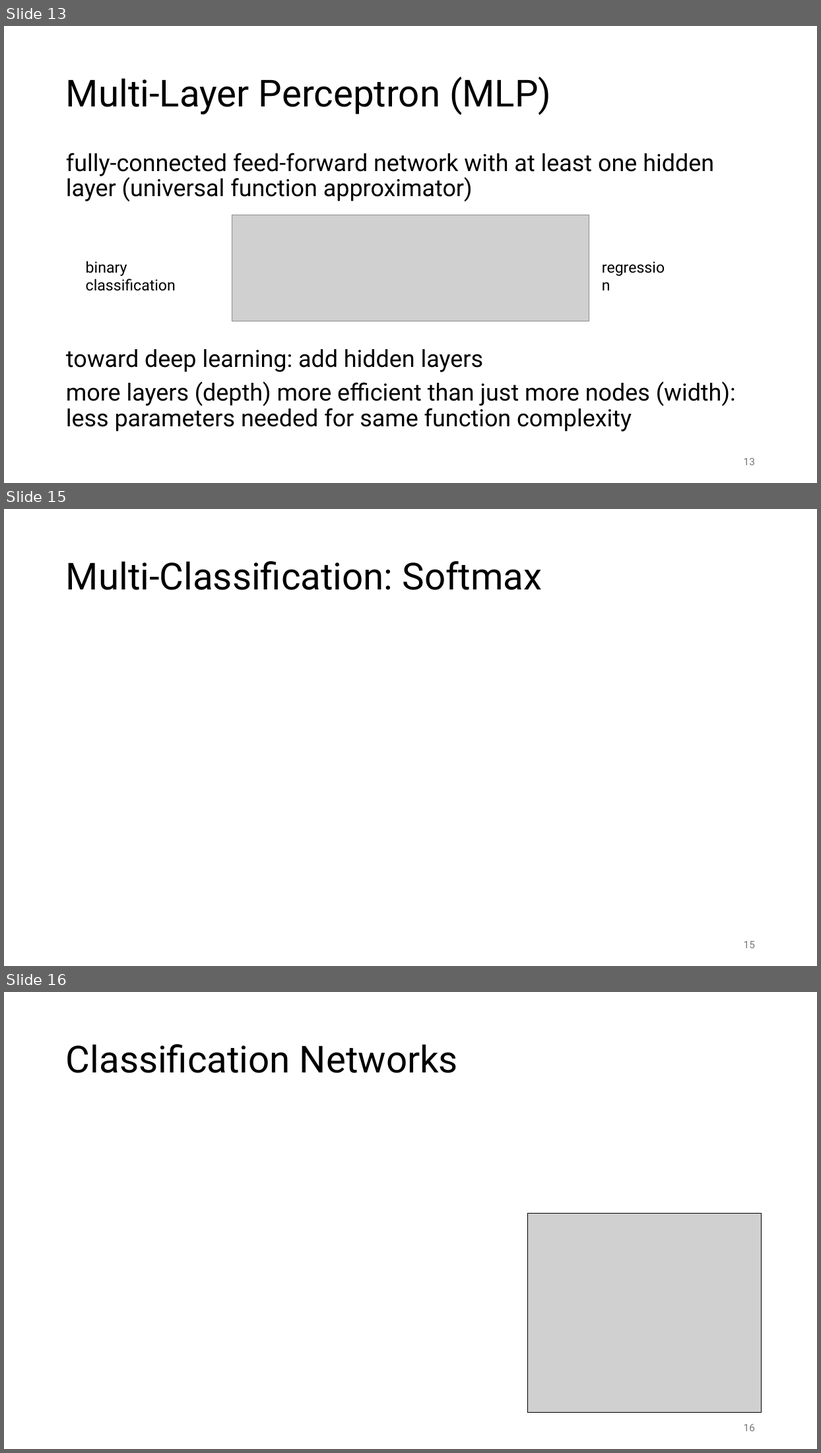
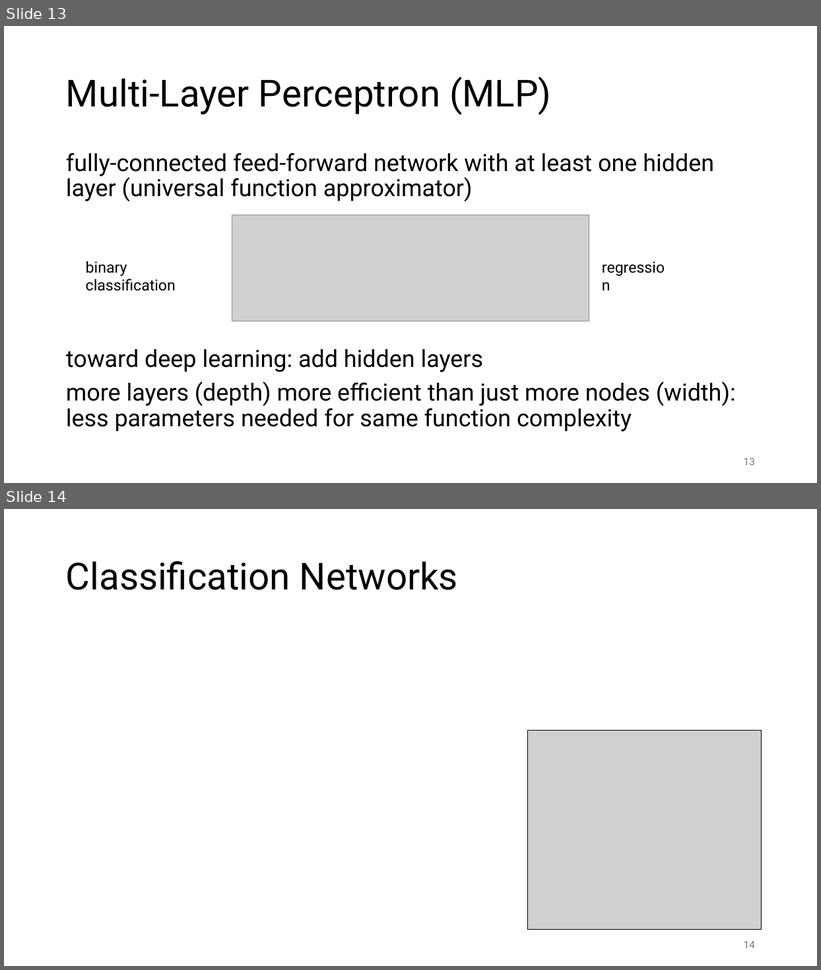
Before and after one commit to FelixWick/AI_fundamentals, a slide deck: slides/2_Deep_Learning.pptx. Shown one above the other, each under a label of ours: slides 13, 15 and 16 before the commit, slides 13 and 14 after it; the slides between them are not shown. The pictures are 821x1453 and 821x970 pixels, drawn with LibreOffice and Linux fonts; fonts in the diff are those of the drawing; grey boxes stand for pictures. Boxes give left, top, right and bottom in pixels: in the first picture for what was removed or moved away, otherwise in the second. Text is boxed around its words. In the diff, an @@ line names an element or a change of style, - is before the commit and + after.

```diff
--- a/slides/2_Deep_Learning.pptx
+++ b/slides/2_Deep_Learning.pptx
@@ slide 15 removed at (4,509,817,966), background #FFFFFF @@
@@ title removed at (66,561,543,590) @@
-Multi-Classification: Softmax
@@ page number removed at (744,941,755,949) @@
-15
@@ what was slide 16 is now slide 14 @@
@@ page number at (744,941,755,949): text changed @@
-16
+14
```
Also in this commit, not shown: 1 other slide removed, 7 other files.
